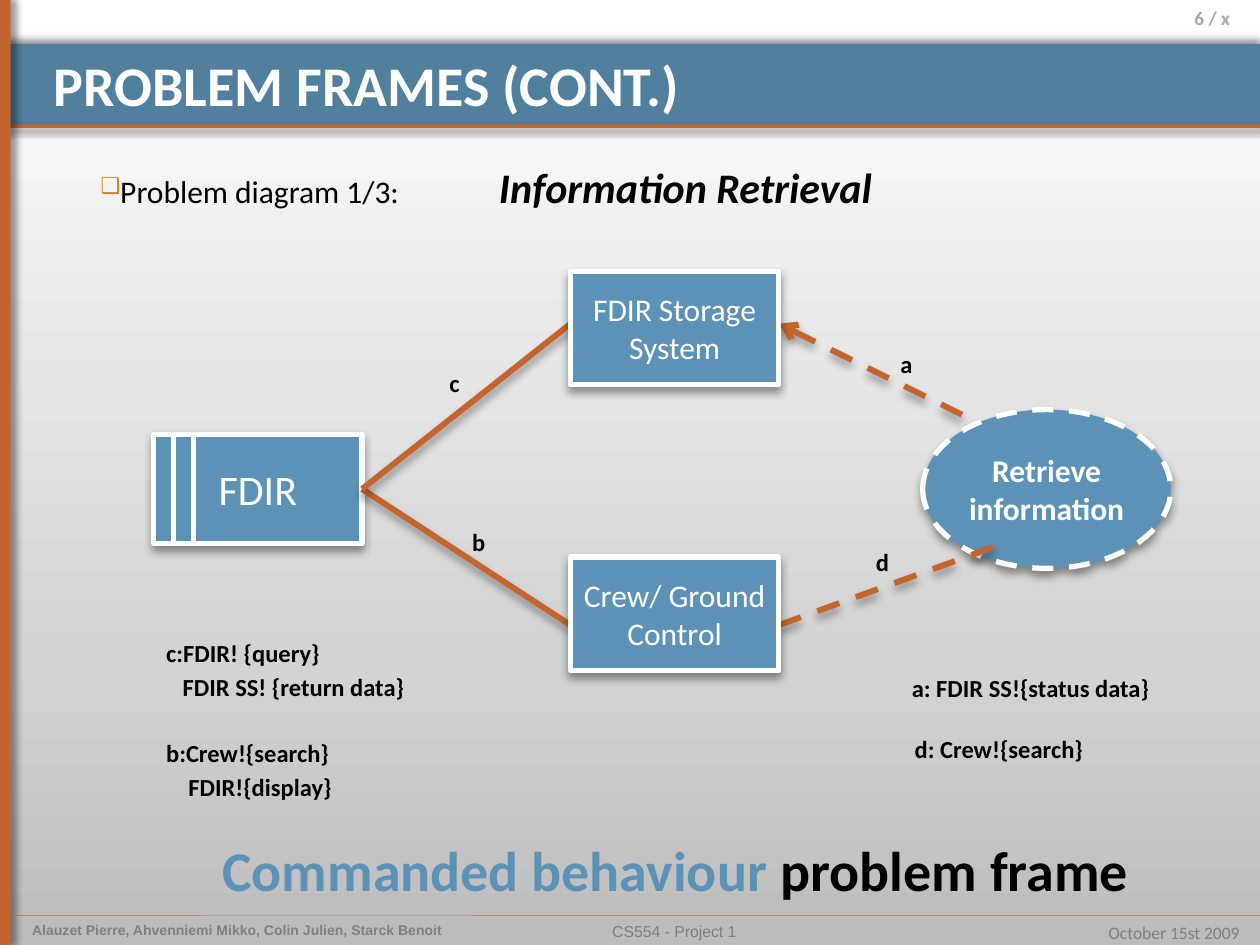
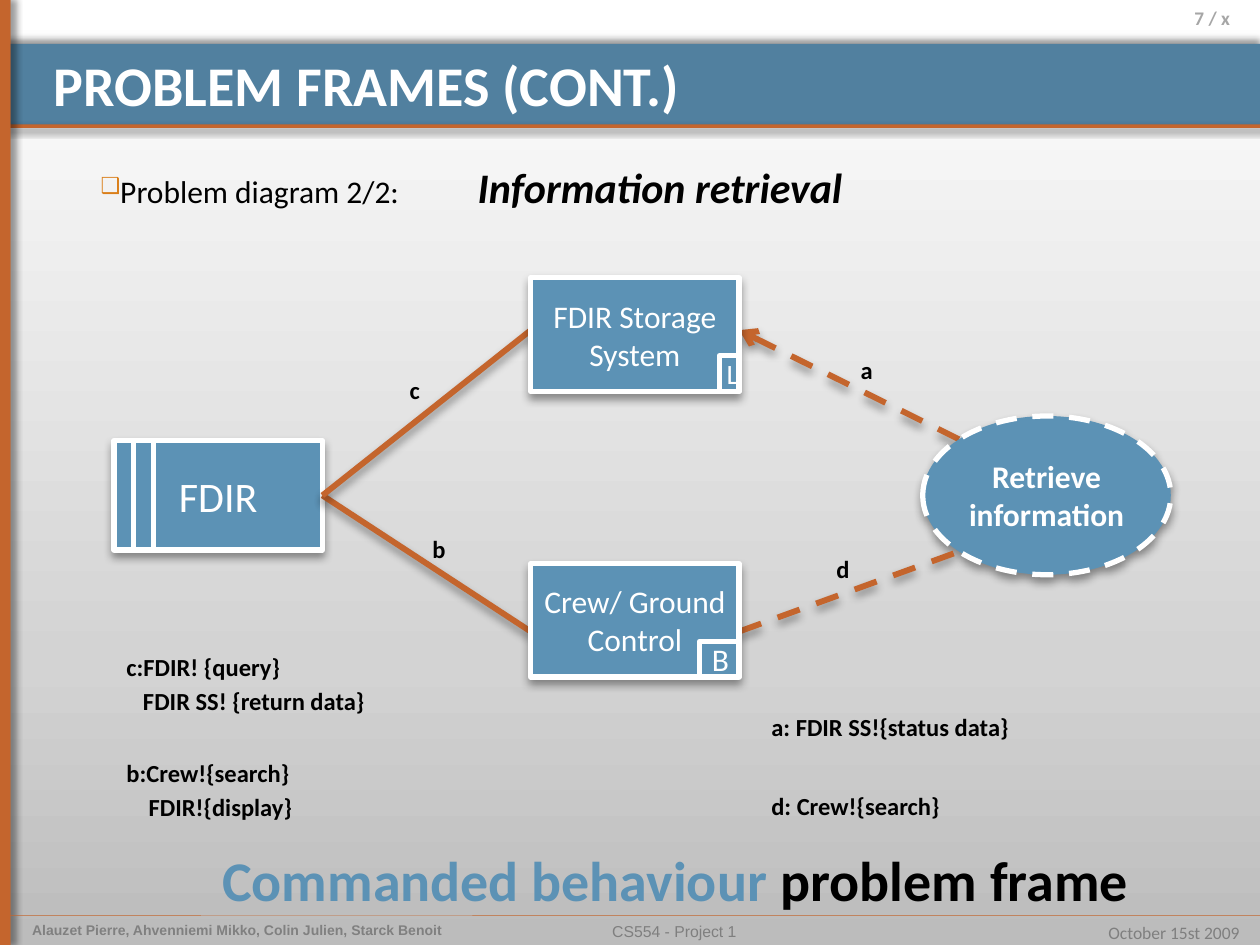
Before and after one commit to pierrealauzet/euroteam, a slide deck: slide 7 of Project 1/Part Final/CS554_EuroTeam_Project1.pptx (slide 6 before the commit). Drawn at 1260x945 pixels with LibreOffice and Linux fonts; fonts in the diff are those of the drawing. Boxes give left, top, right and bottom in pixels: in the first picture for what was removed or moved away, otherwise in the second. Text is boxed around its words. In the diff, an @@ line names an element or a change of style, - is before the commit and + after.

```diff
--- a/Project 1/Part Final/CS554_EuroTeam_Project1.pptx
+++ b/Project 1/Part Final/CS554_EuroTeam_Project1.pptx
@@ page number at [1194, 12, 1230, 25]: text changed @@
-6 / x
+7 / x
@@ text at [120, 181, 398, 209]: text changed @@
-❑ Problem diagram 1/3: Information Retrieval
+❑ Problem diagram 2/2: Information retrieval
@@ rectangle added at [719, 355, 740, 391], fill #5C92B5, outline #FFFFFF 3 pt, 16 pt, text #FFFFFF @@
+L
@@ ellipse: place and size @@
-ellipse at [922, 410, 1171, 568]
+ellipse at [922, 416, 1171, 575]
@@ line moved from (194, 435) - (194, 543) to (134, 441) - (134, 551) @@
@@ line moved from (174, 435) - (174, 543) to (154, 441) - (154, 551) @@
@@ text "Retrieve information": place and size @@
-text "Retrieve information" at [969, 460, 1124, 520]
+text "Retrieve information" at [969, 466, 1124, 526]
@@ 4 texts, 3 rectangles, 3 lines, 1 arrow: place and size @@
-4 texts, 3 rectangles, 3 lines, 1 arrow at [154, 271, 999, 670]
+4 texts, 3 rectangles, 3 lines, 1 arrow at [115, 277, 959, 677]
@@ text "c:FDIR! {query}": place and size @@
-text "c:FDIR! {query}" at [166, 644, 404, 700]
+text "c:FDIR! {query}" at [126, 658, 364, 714]
@@ rectangle added at [699, 641, 738, 677], fill #5C92B5, outline #FFFFFF 3 pt, 18 pt, text #FFFFFF @@
+B
@@ text "a: FDIR SS!{status data}": place and size @@
-text "a: FDIR SS!{status data}" at [912, 679, 1149, 701]
+text "a: FDIR SS!{status data}" at [771, 718, 1009, 740]
@@ text "b:Crew!{search}": place and size @@
-text "b:Crew!{search}" at [166, 744, 331, 800]
+text "b:Crew!{search}" at [126, 764, 292, 820]
@@ text "d: Crew!{search}": place and size @@
-text "d: Crew!{search}" at [915, 740, 1083, 762]
+text "d: Crew!{search}" at [771, 797, 940, 819]
@@ text "Commanded behaviour problem frame": place and size @@
-text "Commanded behaviour problem frame" at [222, 851, 1128, 900]
+text "Commanded behaviour problem frame" at [222, 861, 1128, 910]
```
Also in this commit, not shown: 2 other slides changed, 1 slide added, 2 slides removed.
